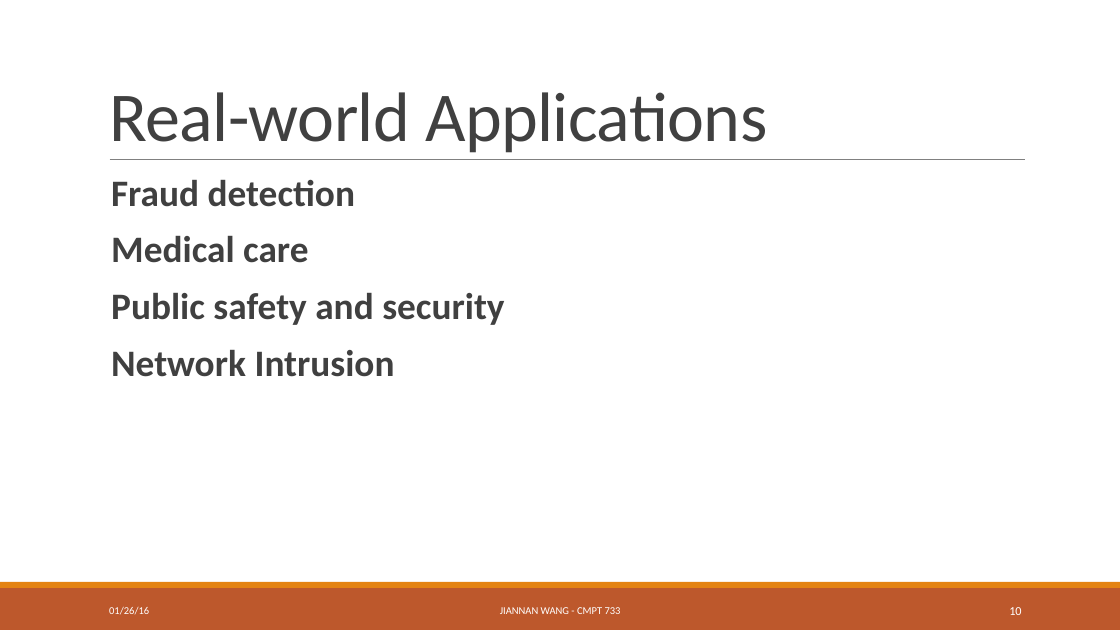
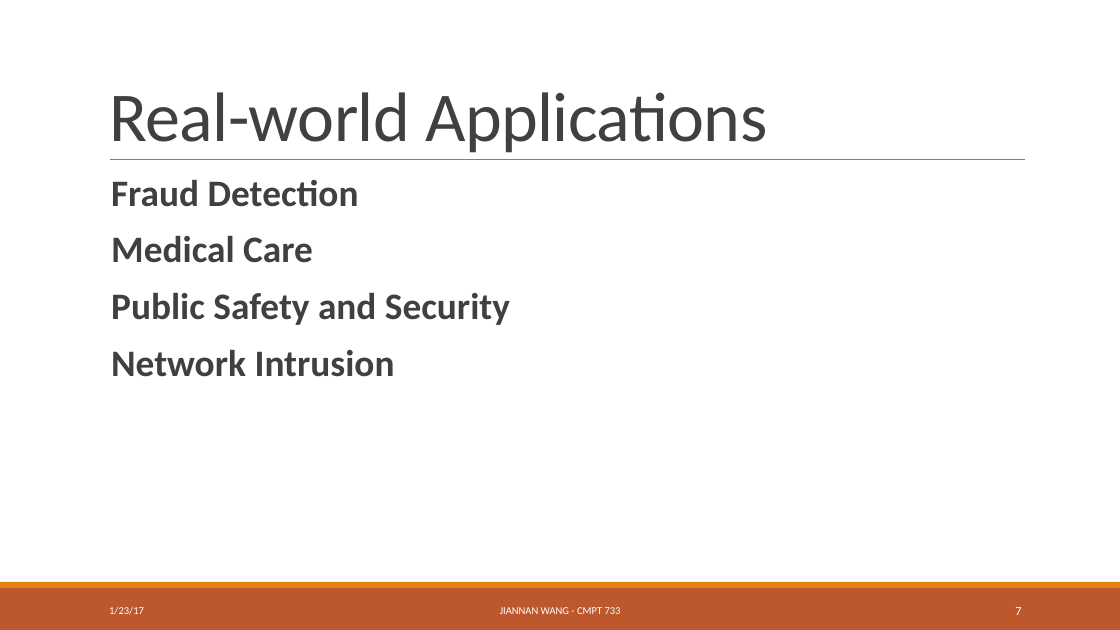
Before and after one commit to ZhensongQian/cmpt733, a slide deck: slide 7 of Lectures/Lec3/lec3.pptx (slide 10 before the commit). Drawn at 1120x630 pixels with LibreOffice and Linux fonts; fonts in the diff are those of the drawing. Boxes give left, top, right and bottom in pixels: in the first picture for what was removed or moved away, otherwise in the second. Text is boxed around its words. In the diff, an @@ line names an element or a change of style, - is before the commit and + after.

```diff
--- a/Lectures/Lec3/lec3.pptx
+++ b/Lectures/Lec3/lec3.pptx
@@ text at (111,180,510,325): text changed @@
-  Fraud detection
-  Medical care
-  Public safety and security
+  Fraud Detection
+  Medical Care
+  Public Safety and Security
@@ text at (109,607,144,615): text changed @@
-01/26/16
+1/23/17
@@ page number at (1015,607,1021,615): text changed @@
-10
+7
```
Also in this commit, not shown: 28 other slides changed, 3 slides removed, 2 other files.
